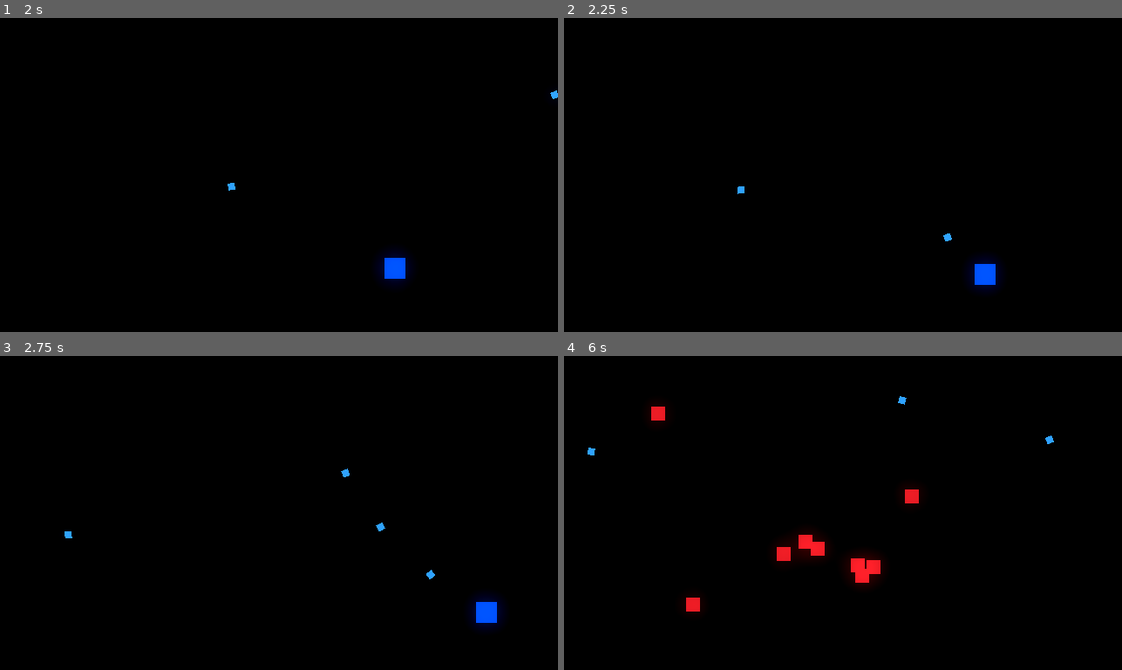
Above: before the commit, frames 1-4 (two rows, left to right).
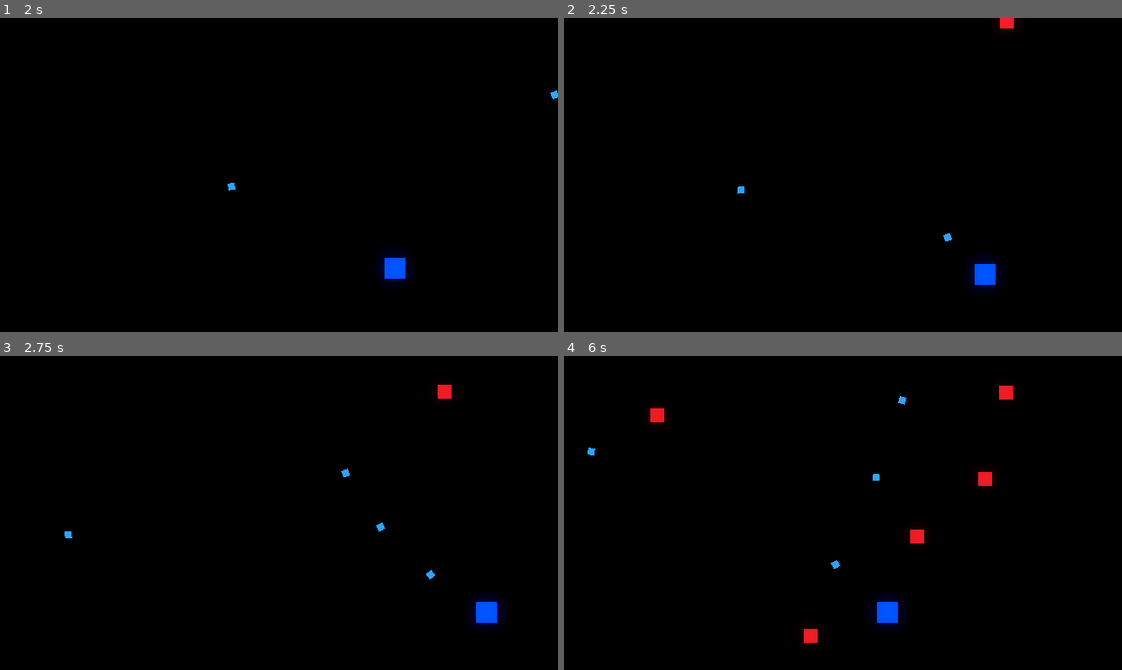
Above: after the commit, the same moments.

Repository: FranciscoBraga/godot_wave_shooter
Game: Godot game, scene res://Arena.tscn
Two runs of this game, one before a commit and one after it. Both use one fixed random seed, a clock stepped at 60 frames per second and the inputs below. The project has no main scene, so this scene is started directly.
Inputs (mouse positions are in pixels of both pictures, inside the frame that each line leads up to):
- Up to frame 1 (2 s): tap Enter at 0.5 s; move the mouse to (401, 159) at 0.52 s; press the mouse at (401, 159) at 0.53 s; hold Right (direita) 0.53-1.28 s; move the mouse to (167, 190) at 1.27 s; release the mouse at (167, 190) at 1.28 s; hold Down (baixo) from 1.28 s (still down); click (167, 190) at 1.35 s
- Up to frame 2 (2.25 s): move the mouse to (898, 105) at 2.02 s; release Down (baixo) at 2.03 s; press the mouse at (898, 105) at 2.03 s; hold Right (direita) from 2.03 s (still down)
- Up to frame 3 (2.75 s): keep holding Right (direita)
- Up to frame 4 (6 s): move the mouse to (815, 575) at 2.77 s; release Right (direita) at 2.78 s; release the mouse at (815, 575) at 2.78 s; hold Up (cima) 2.78-3.53 s; click (815, 575) at 2.85 s; move the mouse to (1010, 560) at 3.52 s; press the mouse at (1010, 560) at 3.53 s; hold Left (esquerda) 3.53-5.03 s; move the mouse to (675, 465) at 4.27 s; release the mouse at (675, 465) at 4.28 s; click (675, 465) at 4.35 s; move the mouse to (870, 513) at 5.02 s; press the mouse at (870, 513) at 5.03 s; hold Down (baixo) 5.03-5.78 s; move the mouse to (759, 434) at 5.77 s; release the mouse at (759, 434) at 5.78 s; hold Right (direita) from 5.78 s (still down); click (759, 434) at 5.85 s

Frame 1 is identical in both runs. In frame 2, 0.1% of the frame differs, in the area x 77-81%, y 0-4%; in frame 3, 0.1%; in frame 4, 2.3%, in the area x 15-88%, y 9-92%.

Commit message:
efetio de sangue

Diff:
--- /dev/null
+++ b/particula_sangue.tscn
@@ -0,0 +1,26 @@
+[gd_scene load_steps=3 format=3 uid="uid://c8aiynyj7dtf2"]
+
+[ext_resource type="Texture2D" uid="uid://b7qwj3lnqcq0p" path="res://anim/Circle.png" id="1_7av5j"]
+[ext_resource type="Script" path="res://script/particula_sangue.gd" id="2_4xtka"]
+
+[node name="particula sangue" type="CPUParticles2D"]
+z_index = -10
+amount = 15
+lifetime = 0.2
+explosiveness = 1.0
+texture = ExtResource("1_7av5j")
+spread = 18.9
+gravity = Vector2(0, 0)
+initial_velocity_min = 1.0
+initial_velocity_max = 658.0
+scale_amount_min = 0.01
+scale_amount_max = 0.05
+color = Color(0.840938, 0.171253, 7.70092e-07, 1)
+script = ExtResource("2_4xtka")
+
+[node name="timer" type="Timer" parent="."]
+wait_time = 0.15
+one_shot = true
+autostart = true
+
+[connection signal="timeout" from="timer" to="." method="_on_timer_timeout"]
--- a/script/arena.gd
+++ b/script/arena.gd
@@ -10,10 +10,10 @@
 	Global.criacao_no_pai =  null
 
 func _on_timer_spawn_inimigo_timeout() -> void:
-	print("inimigo")
+
 	var posicao_inimigo = Vector2(randi_range(-160,670),randi_range(-90,390))
 
 	while posicao_inimigo.x < 640 and posicao_inimigo.x > -80 and posicao_inimigo.y < 360 and posicao_inimigo.y > -45:
 		posicao_inimigo = Vector2(randi_range(-160,670),randi_range(-90,360))
 
-		Global.instance_node(inimigo_1,posicao_inimigo,self)
+	Global.instance_node(inimigo_1,posicao_inimigo,self)
--- a/script/inimigo.gd
+++ b/script/inimigo.gd
@@ -6,6 +6,7 @@
 var recuo = 6
 var hp = 3
 
+var particula_sangue = preload("res://particula_sangue.tscn")
 
 # Called when the node enters the scene tree for the first time.
 func _ready() -> void:
@@ -21,11 +22,13 @@
 
 	global_position += mov *velocidade * delta
 
-	if hp <= 0:
+	if hp <= 0 and Global.criacao_no_pai != null :
+		var instacia_particula_sangue = Global.instance_node(particula_sangue,global_position,Global.criacao_no_pai)
+		instacia_particula_sangue.rotation = mov.angle()
 		queue_free()
 
 func _on_hit_box_area_entered(area: Area2D) -> void:
-	if area.is_in_group("dano"):
+	if area.is_in_group("dano") and atordoado == false:
 		modulate = Color.WHITE
 		area.get_parent().queue_free()
 		mov = -mov * recuo
--- /dev/null
+++ b/script/particula_sangue.gd
@@ -0,0 +1,20 @@
+extends CPUParticles2D
+
+
+# Called when the node enters the scene tree for the first time.
+func _ready() -> void:
+	pass # Replace with function body.
+
+
+# Called every frame. 'delta' is the elapsed time since the previous frame.
+func _process(delta: float) -> void:
+	pass
+
+
+func _on_timer_timeout() -> void:
+	set_process(false)
+	set_physics_process(false)
+	set_process_input(false)
+	set_process_internal(false)
+	set_process_unhandled_input(false)
+	set_process_unhandled_key_input(false)
